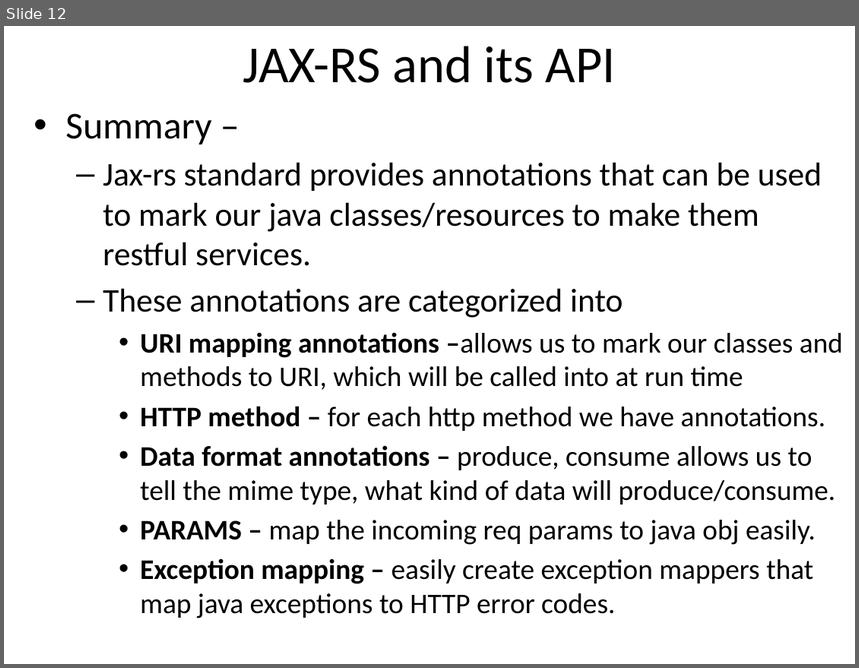
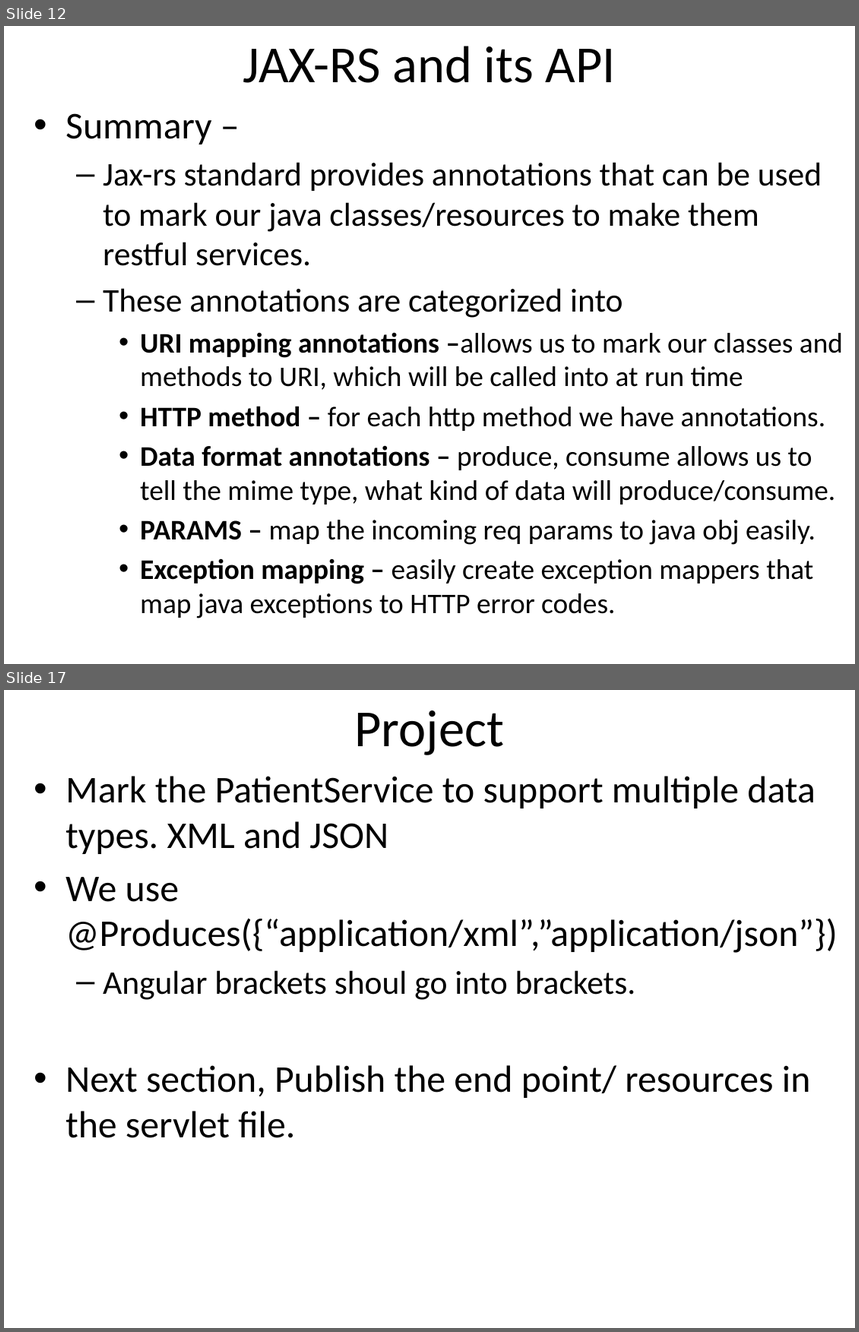
Before and after one commit to email2dorababu/SCALA_Reading, a slide deck: REST/REST_UDEMY_Section14_Implementation.pptx. Shown one above the other, each under a label of ours: slide 12 before the commit, slides 12 and 17 after it; the slides between them are not shown. The pictures are 859x668 and 859x1332 pixels, drawn with LibreOffice and Linux fonts; fonts in the diff are those of the drawing. Boxes give left, top, right and bottom in pixels: in the first picture for what was removed or moved away, otherwise in the second. Text is boxed around its words. In the diff, an @@ line names an element or a change of style, - is before the commit and + after.

```diff
--- a/REST/REST_UDEMY_Section14_Implementation.pptx
+++ b/REST/REST_UDEMY_Section14_Implementation.pptx
@@ slide 17 added at (4,690,855,1328), background #FFFFFF @@
@@ title added at (355,711,504,755), 44 pt, text #000000 @@
+Project
@@ text added at (66,776,838,1138), 32 pt, text #000000 @@
+• Mark the PatientService to support multiple data types. XML and JSON
+• We use @Produces({“application/xml”,”application/json”})
+  – Angular brackets shoul go into brackets.
+• Next section, Publish the end point/ resources in the servlet file.
```
Also in this commit, not shown: 4 other slides added, 1 other file.
